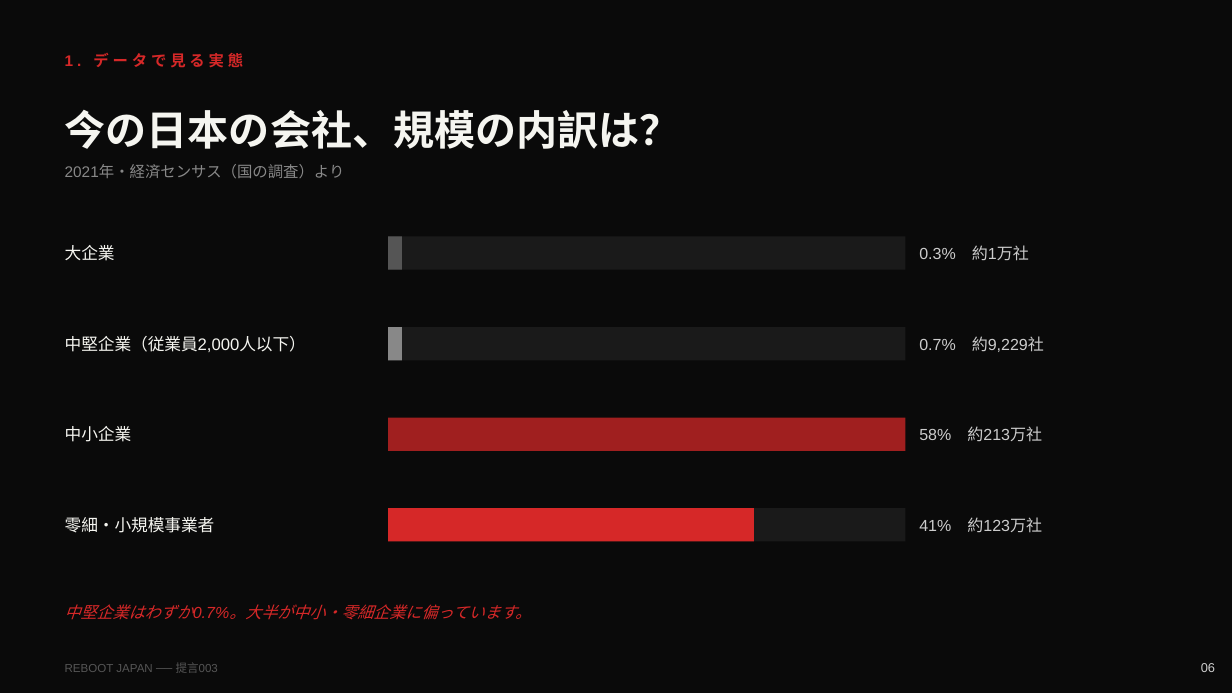
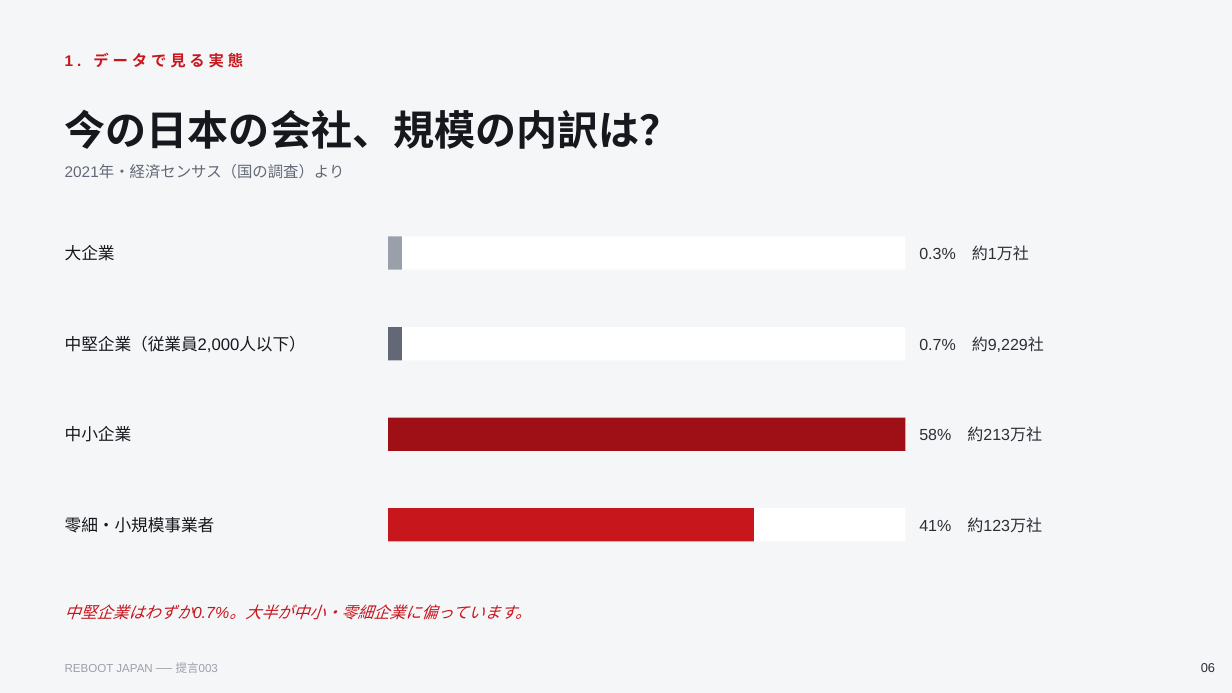
Before and after one commit to penny-wise-rgb/reboot-japan, a slide deck: slide 6 of policy/proposal_003.pptx. Drawn at 1232x693 pixels with LibreOffice and Linux fonts; fonts in the diff are those of the drawing. Boxes give left, top, right and bottom in pixels: in the first picture for what was removed or moved away, otherwise in the second. Text is boxed around its words. In the diff, an @@ line names an element or a change of style, - is before the commit and + after.

```diff
--- a/policy/proposal_003.pptx
+++ b/policy/proposal_003.pptx
@@ background #0A0A0A to #F5F6F8 @@
@@ text "1. データで見る実態" at [65,53,243,68]: text colour #D62828 to #C8161D @@
@@ text "2021年・経済センサス（国の調査）より" at [65,164,345,179]: text colour #888888 to #626875 @@
@@ rectangle at [388,237,402,270]: fill #555555 to #9AA0AA @@
@@ rectangle at [388,327,402,360]: fill #888888 to #626875 @@
@@ rectangle at [388,418,906,451]: fill #A01F1F to #9E1016 @@
@@ text colour #F5F5F0 to #16181D in 5 elements at [65,110,681,149], [65,245,115,261], [65,336,306,352], [65,426,132,442], [65,517,215,533] @@
@@ fill #1A1A1A to #FFFFFF in 3 elements at [388,237,906,270], [388,327,906,360], [388,508,906,542] @@
@@ rectangle at [388,508,754,542]: fill #D62828 to #C8161D @@
@@ text colour #CCCCCC to #2B2F36 in 5 elements at [1201,663,1215,672], [919,245,1029,261], [919,336,1044,352], [919,426,1042,442], [919,517,1042,533] @@
@@ text "中堅企業はわずか0.7%。大半が中小・零細企業に偏っています。" at [65,604,531,620]: text colour #D62828 to #C8161D @@
@@ text "REBOOT JAPAN ── 提言003" at [65,662,218,673]: text colour #555555 to #9AA0AA @@
```
Also in this commit, not shown: 25 other slides changed, 12 other files.
